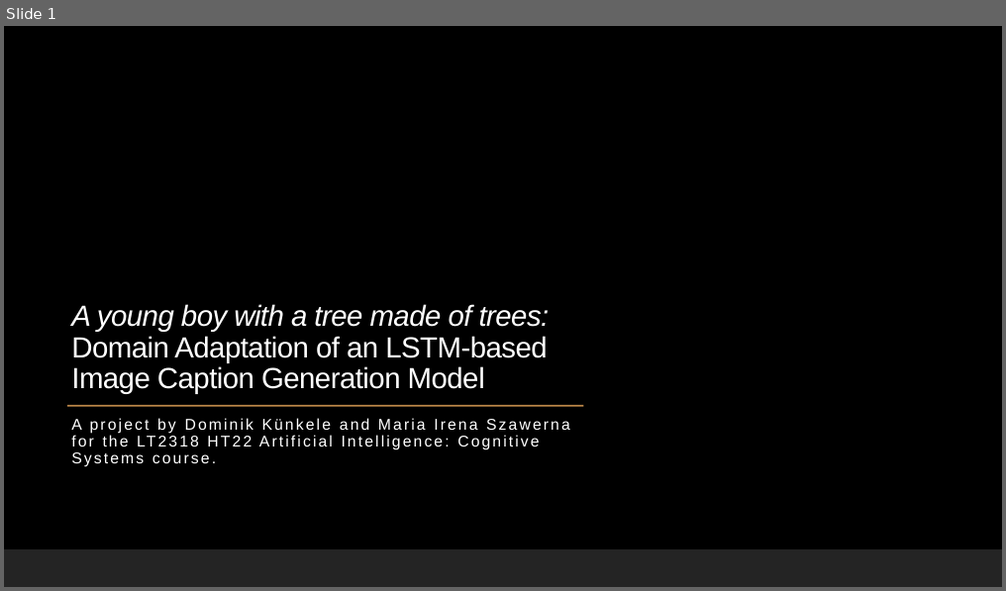
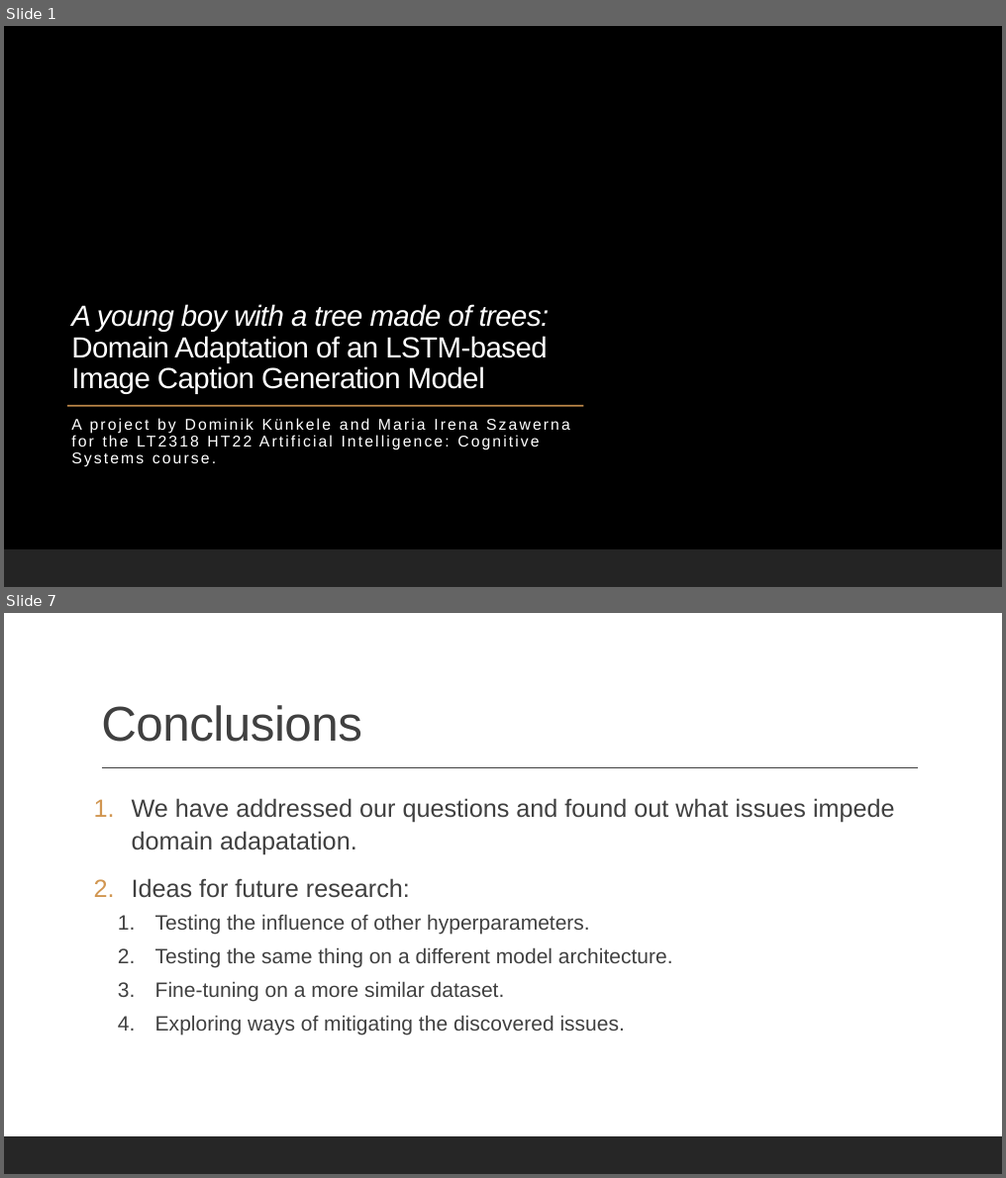
Before and after one commit to Turtilla/aics-project, a slide deck: paper/aics-project.pptx. Shown one above the other, each under a label of ours: slide 1 before the commit, slides 1 and 7 after it; the slides between them are not shown. The pictures are 1006x591 and 1006x1178 pixels, drawn with LibreOffice and Linux fonts; fonts in the diff are those of the drawing; background and template pictures are left out. Boxes give left, top, right and bottom in pixels: in the first picture for what was removed or moved away, otherwise in the second. Text is boxed around its words. In the diff, an @@ line names an element or a change of style, - is before the commit and + after.

```diff
--- a/paper/aics-project.pptx
+++ b/paper/aics-project.pptx
@@ slide 7 added at (4,613,1002,1174), background #FFFFFF; not listed: 1 template element that a slide beside it also shows @@
@@ title added at (101,705,362,742), 47 pt, text #404040 @@
+Conclusions
@@ line added from (102, 768) to (918, 768), #404040 1 pt @@
@@ text added at (132,798,895,1035), 20 pt, text #404040 @@
+1. We have addressed our questions and found out what issues impede domain adapatation.
+2. Ideas for future research:
+  1. Testing the influence of other hyperparameters.
+  2. Testing the same thing on a different model architecture.
+  3. Fine-tuning on a more similar dataset.
+  4. Exploring ways of mitigating the discovered issues.
```
Also in this commit, not shown: 6 other slides added, 1 slide removed, 1 other file.
